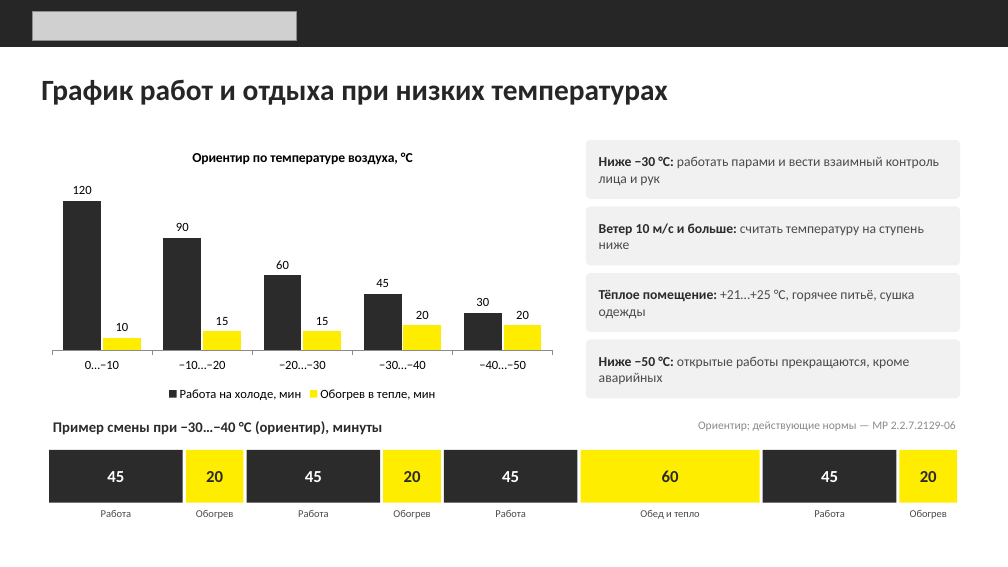
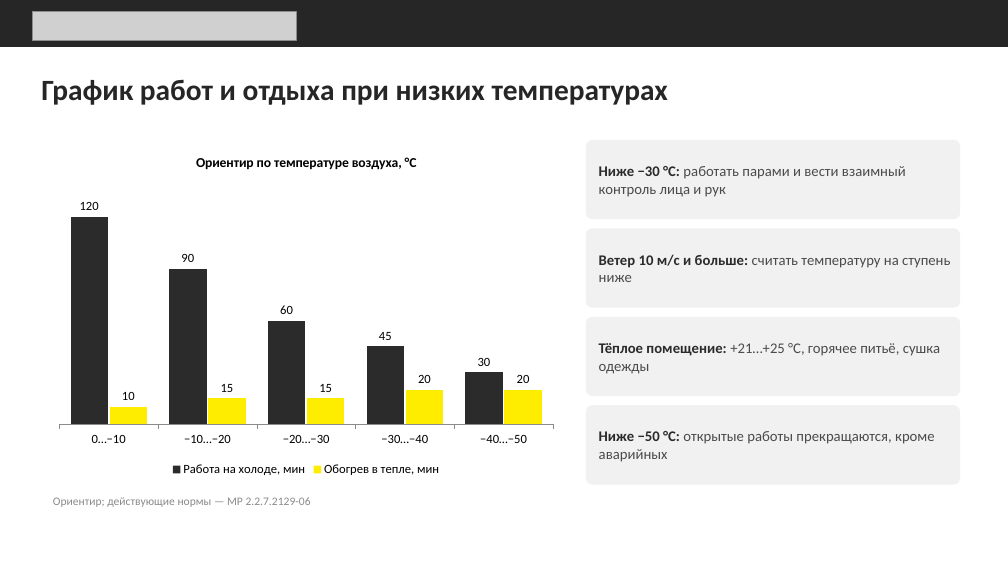
Before and after one commit to Goga288/the-rig, a slide deck: slide 9 of out/Безопасность_на_Крайнем_Севере.pptx. Drawn at 1008x567 pixels with LibreOffice and Linux fonts; fonts in the diff are those of the drawing; grey boxes stand for pictures. Boxes give left, top, right and bottom in pixels: in the first picture for what was removed or moved away, otherwise in the second. Text is boxed around its words. In the diff, an @@ line names an element or a change of style, - is before the commit and + after.

```diff
--- a/out/Безопасность_на_Крайнем_Севере.pptx
+++ b/out/Безопасность_на_Крайнем_Севере.pptx
@@ column chart: place and size @@
-column chart at (42,136,563,405)
+column chart at (49,140,563,480)
@@ rounded rectangle: place and size @@
-rounded rectangle at (586,140,960,199)
+rounded rectangle at (586,140,960,219)
@@ rounded rectangle: place and size @@
-rounded rectangle at (586,206,960,265)
+rounded rectangle at (586,228,960,308)
@@ text "Ветер 10 м/с и больше: ...": place and size @@
-text "Ветер 10 м/с и больше: ..." at (599,223,924,249)
+text "Ветер 10 м/с и больше: ..." at (599,254,950,282)
@@ rounded rectangle: place and size @@
-rounded rectangle at (586,273,960,332)
+rounded rectangle at (586,317,960,396)
@@ text "Тёплое помещение: +21…+25 °C, горячее ...": place and size @@
-text "Тёплое помещение: +21…+25 °C, горячее ..." at (599,289,914,318)
+text "Тёплое помещение: +21…+25 °C, горячее ..." at (599,343,940,374)
@@ rounded rectangle: place and size @@
-rounded rectangle at (586,340,960,399)
+rounded rectangle at (586,405,960,485)
@@ size 13 to 14 pt in 4 elements at (599,166,906,197), (599,254,950,282), (599,343,940,374), (599,431,935,462) @@
@@ text "Ниже −50 °C: открытые работы ...": place and size @@
-text "Ниже −50 °C: открытые работы ..." at (599,356,910,384)
+text "Ниже −50 °C: открытые работы ..." at (599,431,935,462)
@@ text removed at (53,421,383,435) @@
-Пример смены при −30…−40 °C (ориентир), минуты
@@ rectangle removed at (49,450,183,503) @@
-45
@@ rectangle removed at (186,450,243,503) @@
-20
@@ rectangle removed at (247,450,380,503) @@
-45
@@ rectangle removed at (383,450,441,503) @@
-20
@@ rectangle removed at (444,450,578,503) @@
-45
@@ rectangle removed at (581,450,760,503) @@
-60
@@ rectangle removed at (763,450,897,503) @@
-45
@@ rectangle removed at (900,450,957,503) @@
-20
@@ text "Ориентир; действующие нормы — МР ...": place and size @@
-text "Ориентир; действующие нормы — МР ..." at (698,421,956,431)
+text "Ориентир; действующие нормы — МР ..." at (53,497,311,507)
@@ text "Ориентир; действующие нормы — МР ..." at (53,497,311,507): alignment right to left @@
@@ text removed at (101,510,131,517) @@
-Работа
@@ text removed at (196,510,233,519) @@
-Обогрев
@@ text removed at (298,510,328,517) @@
-Работа
@@ text removed at (393,510,430,519) @@
-Обогрев
@@ text removed at (495,510,525,517) @@
-Работа
@@ text removed at (640,510,699,519) @@
-Обед и тепло
@@ text removed at (814,510,844,517) @@
-Работа
@@ text removed at (910,510,947,519) @@
-Обогрев
```
Also in this commit, not shown: 4 other slides changed.
